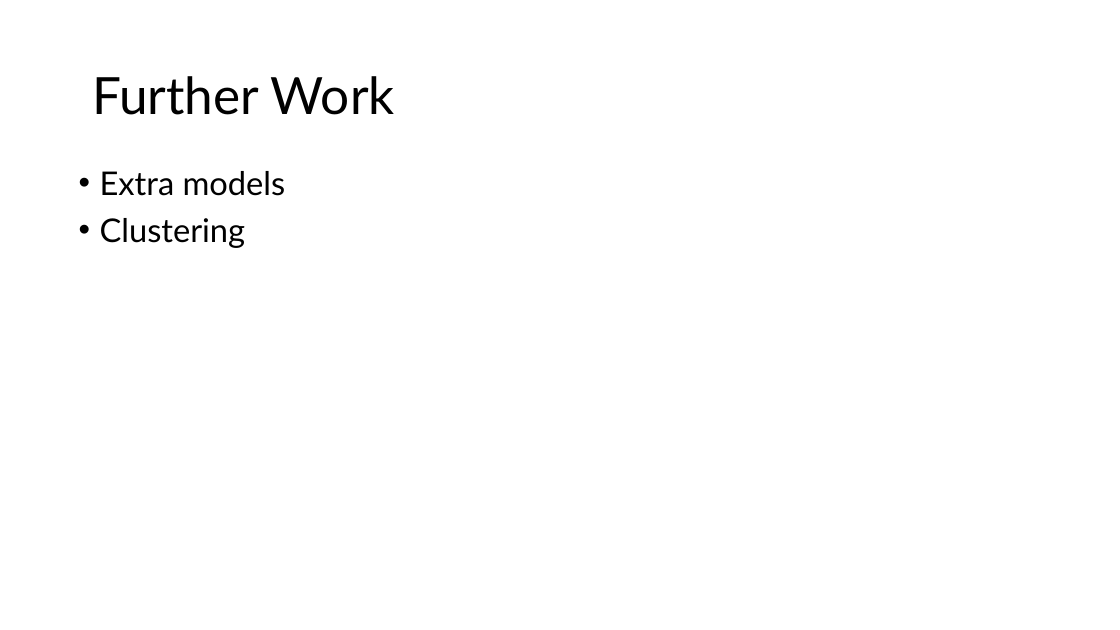
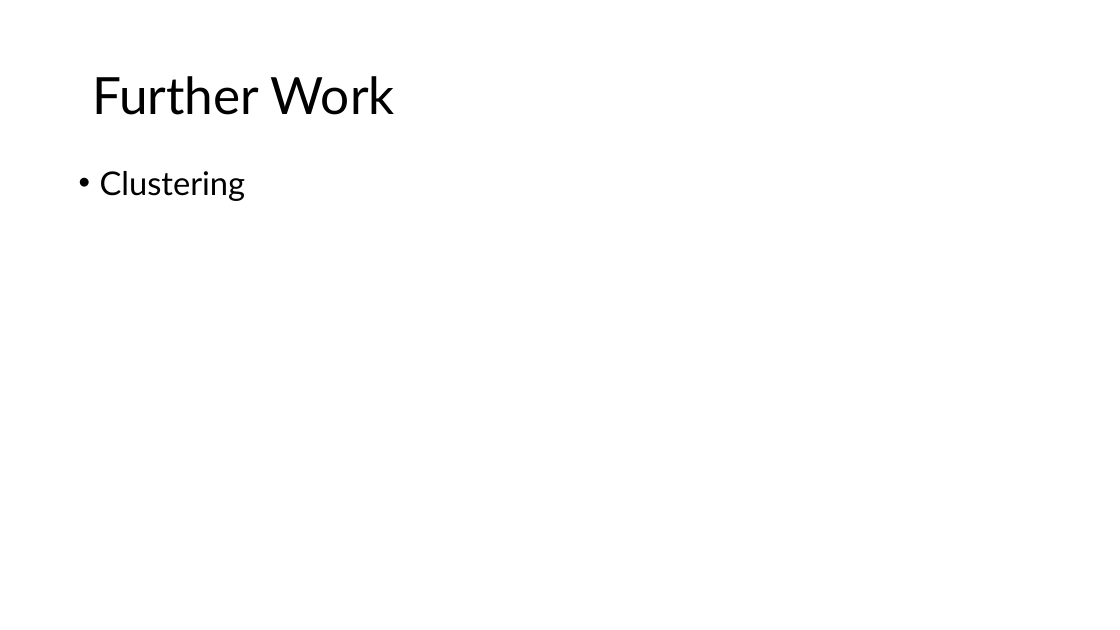
Before and after one commit to yusiGM/StrykerAI2024, a slide deck: slide 42 of SubmissionResources/StrykerSubmissionppt.pptx (slide 14 before the commit). Drawn at 1120x630 pixels with LibreOffice and Linux fonts; fonts in the diff are those of the drawing. Boxes give left, top, right and bottom in pixels: in the first picture for what was removed or moved away, otherwise in the second. Text is boxed around its words. In the diff, an @@ line names an element or a change of style, - is before the commit and + after.

```diff
--- a/SubmissionResources/StrykerSubmissionppt.pptx
+++ b/SubmissionResources/StrykerSubmissionppt.pptx
@@ text at bbox=[100, 171, 286, 196]: paragraph removed @@
-• Extra models
```
Also in this commit, not shown: 8 other slides changed, 30 slides added, 2 slides removed.
